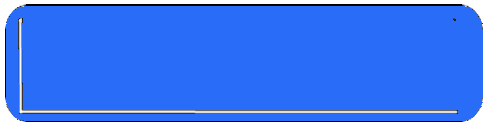
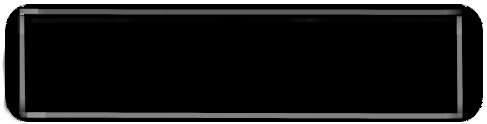
Comparing the layer stacks of the two 487 x 124 images. Changes:
renamed "button" to "black_button_unpressed.png", painted on it over [2, 6, 483, 123]
